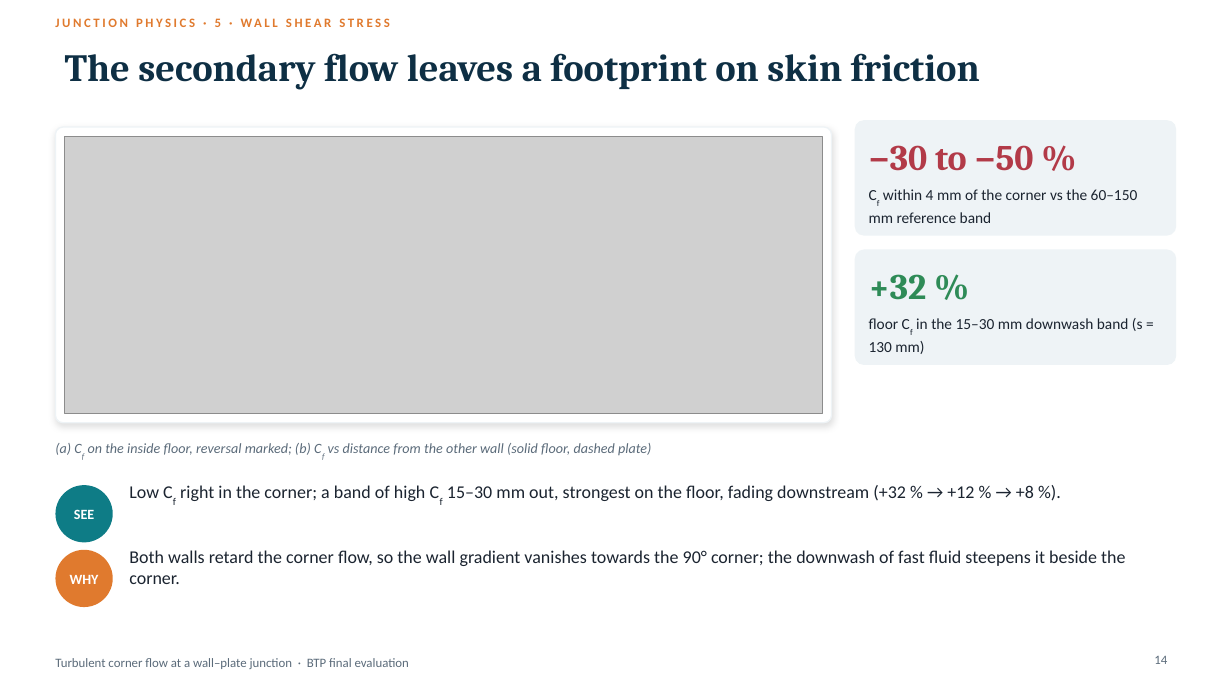
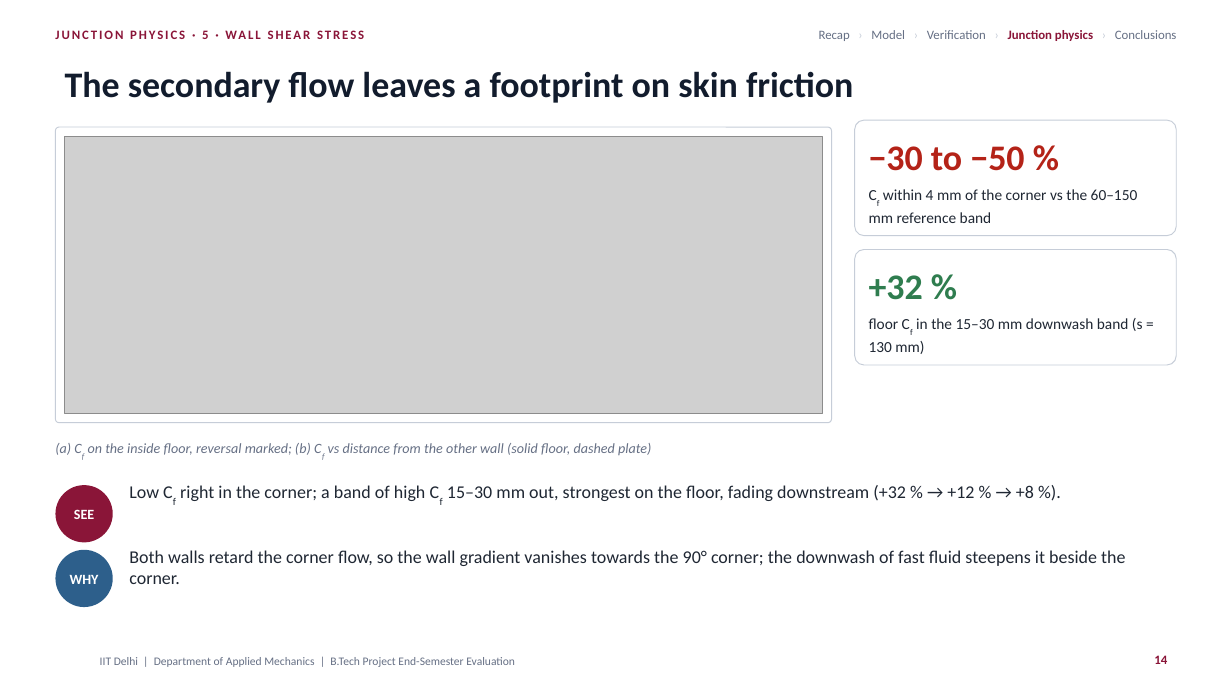
Before and after one commit to aigaurav/BTP, a slide deck: slide 14 of BTP_Final_Presentation.pptx. Drawn at 1232x693 pixels with LibreOffice and Linux fonts; fonts in the diff are those of the drawing; grey boxes stand for pictures; background and template pictures are left out. Boxes give left, top, right and bottom in pixels: in the first picture for what was removed or moved away, otherwise in the second. Text is boxed around its words. In the diff, an @@ line names an element or a change of style, - is before the commit and + after.

```diff
--- a/BTP_Final_Presentation.pptx
+++ b/BTP_Final_Presentation.pptx
@@ text "JUNCTION PHYSICS · 5 · ...": place and size @@
-text "JUNCTION PHYSICS · 5 · ..." at box(215, 18, 221, 27)
+text "JUNCTION PHYSICS · 5 · ..." at box(202, 30, 208, 39)
@@ text "JUNCTION PHYSICS · 5 · ..." at box(202, 30, 208, 39): text colour #E07A2E to #8A1538, letter spacing 2 to 1.5 pt @@
@@ title "The secondary flow leaves a ...": place and size @@
-title "The secondary flow leaves a ..." at box(65, 53, 980, 90)
+title "The secondary flow leaves a ..." at box(65, 71, 853, 103)
@@ title "The secondary flow leaves a ..." at box(65, 71, 853, 103): size 30 to 28 pt, font Cambria to Calibri, text colour #0E2F44 to #121C2D @@
@@ text added at box(819, 30, 1177, 41), 10 pt, text #667085 @@
+Recap › Model › Verification › Junction physics › Conclusions
@@ rounded rectangle at box(55, 128, 832, 423): outline #EEF3F6 1 pt to #C6CDD8 0.75 pt; shadow off; proportions changed @@
@@ rounded rectangle at box(855, 120, 1177, 236): fill #EEF3F6 to #FFFFFF; outline none to #C6CDD8 0.75 pt @@
@@ text "−30 to −50 %" at box(869, 146, 1024, 171): font Cambria to Calibri, text colour #B23A48 to #B42318 @@
@@ text "Cf within 4 mm of ..." at box(869, 189, 1138, 223): text colour #1B2430 to #1F2733 @@
@@ rounded rectangle at box(855, 250, 1177, 365): fill #EEF3F6 to #FFFFFF; outline none to #C6CDD8 0.75 pt @@
@@ text "+32 %" at box(869, 275, 923, 300): font Cambria to Calibri, text colour #2E8B57 to #2F7D4F @@
@@ text "floor Cf in the 15–30 ..." at box(869, 318, 1143, 354): text colour #1B2430 to #1F2733 @@
@@ ellipse at box(55, 485, 113, 543): fill #0E7C86 to #8A1538 @@
@@ ellipse at box(55, 550, 113, 607): fill #E07A2E to #2D5F8B @@
@@ text removed at box(55, 658, 409, 669) @@
-Turbulent corner flow at a wall–plate junction · BTP final evaluation
@@ text added at box(100, 657, 515, 667), 9 pt, text #667085 @@
+IIT Delhi | Department of Applied Mechanics | B.Tech Project End-Semester Evaluation
@@ page number at box(1154, 655, 1167, 664): text colour #5B6B7A to #8A1538, bold on @@
```
Also in this commit, not shown: 18 other slides changed.
